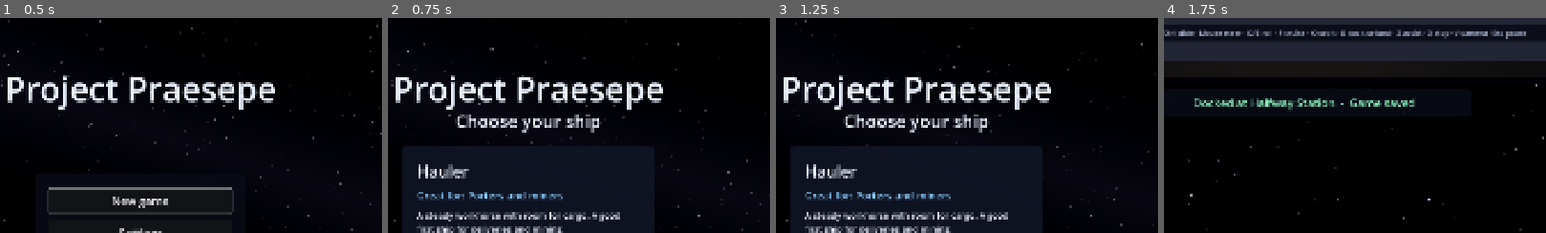
Above: before the commit, frames 1-4 (left to right).
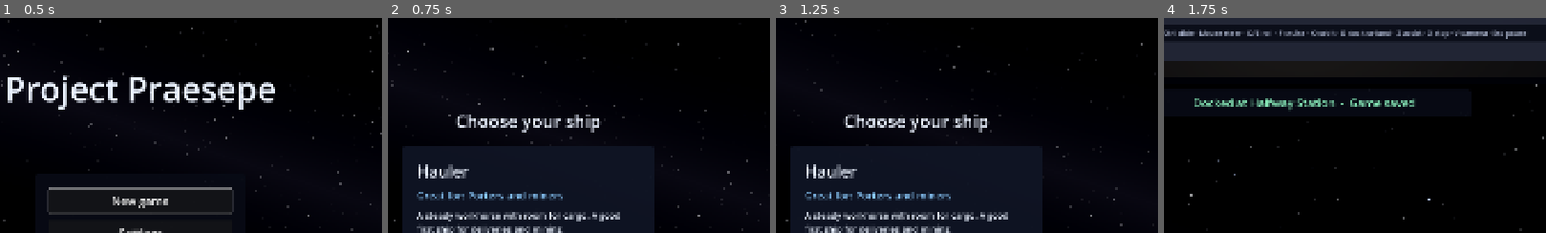
Above: after the commit, the same moments.

Repository: ggbillyjoe3526/praesepe
Game: Godot game, scene res://game/ui/title_screen.tscn
The game is run twice, just before and just after one commit, with the same random seed, the same clock (stepped at 60 frames per second) and the same inputs.
Inputs:
- Up to frame 1 (0.5 s): no input
- Up to frame 2 (0.75 s): click "New game" at 0.5 s
- Up to frame 3 (1.25 s): no input
- Up to frame 4 (1.75 s): click "Fly the Hauler" at 1.25 s
The pictures show only the part of the screen within x 32-82%, y 0-50%; the shares and areas given below are measured in that part.

Frame 1 is identical in both runs. In frame 2, 3.8% of the frame differs, in the area x 2-72%, y 26-43%; in frame 3, 3.8%; in frame 4, nothing differs.

Commit message:
Design doc, README and changelog for the start menu; the game's name heads the first page only
Co-Authored-By: Claude Opus 5.5 (1M context) <noreply@anthropic.com>
Claude-Session: https://claude.ai/code/session_01TYoLEXp7niSfRZEhQ54qv9

Diff:
--- a/game/ui/start_menu.gd
+++ b/game/ui/start_menu.gd
@@ -45,6 +45,7 @@
 const NOTE_SIZE := 20
 const VERSION_SIZE := 18
 const EDGE := 24.0
+const TITLE_TOP := 120.0
 
 ## The ships to choose from. Set before the menu enters the tree.
 @export var ships: StarterShips
@@ -64,6 +65,7 @@
 var replace_back_button: Button
 
 var _pages: Dictionary[Page, Control] = {}
+var _title: Label
 var _save_note: Label
 var _replace_words: Label
 ## The ship chosen while asking whether to replace the saved game.
@@ -103,6 +105,8 @@
 	page = to
 	for p: Page in _pages:
 		_pages[p].visible = p == to
+	# The game's name heads the first page only; the others have their own heading or question.
+	_title.visible = to == Page.MAIN
 	_focus_first()
 
 
@@ -152,12 +156,12 @@
 
 
 func _build() -> void:
-	var title := _label(self, ProjectSettings.get_setting("application/config/name", "Project Praesepe"), TITLE_SIZE,
+	_title = _label(self, ProjectSettings.get_setting("application/config/name", "Project Praesepe"), TITLE_SIZE,
 			TITLE_COLOUR)
-	title.horizontal_alignment = HORIZONTAL_ALIGNMENT_CENTER
-	title.set_anchors_and_offsets_preset(Control.PRESET_CENTER_TOP)
-	title.grow_horizontal = Control.GROW_DIRECTION_BOTH
-	title.offset_top = 120.0
+	_title.horizontal_alignment = HORIZONTAL_ALIGNMENT_CENTER
+	_title.set_anchors_and_offsets_preset(Control.PRESET_CENTER_TOP)
+	_title.grow_horizontal = Control.GROW_DIRECTION_BOTH
+	_title.offset_top = TITLE_TOP
 	var version := _label(self, String(ProjectSettings.get_setting("application/config/version", "")), VERSION_SIZE,
 			QUIET_COLOUR)
 	version.set_anchors_and_offsets_preset(Control.PRESET_BOTTOM_RIGHT)
Not shown, changed: DESIGN.md
Not shown, changed: README.md
Not shown, added: changelog.d/start-menu.md
